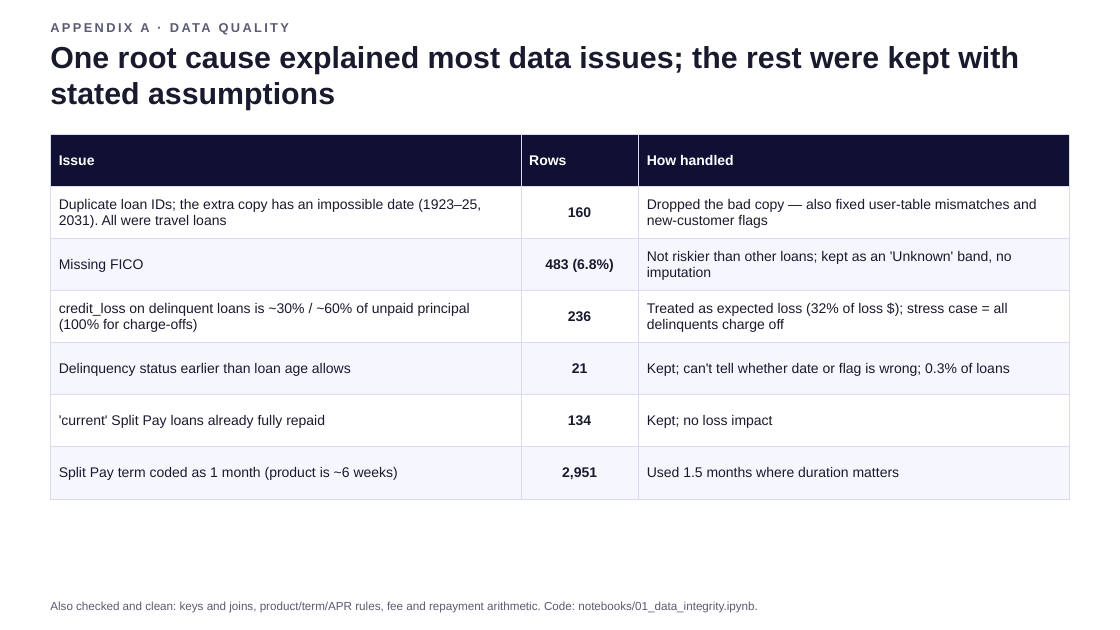
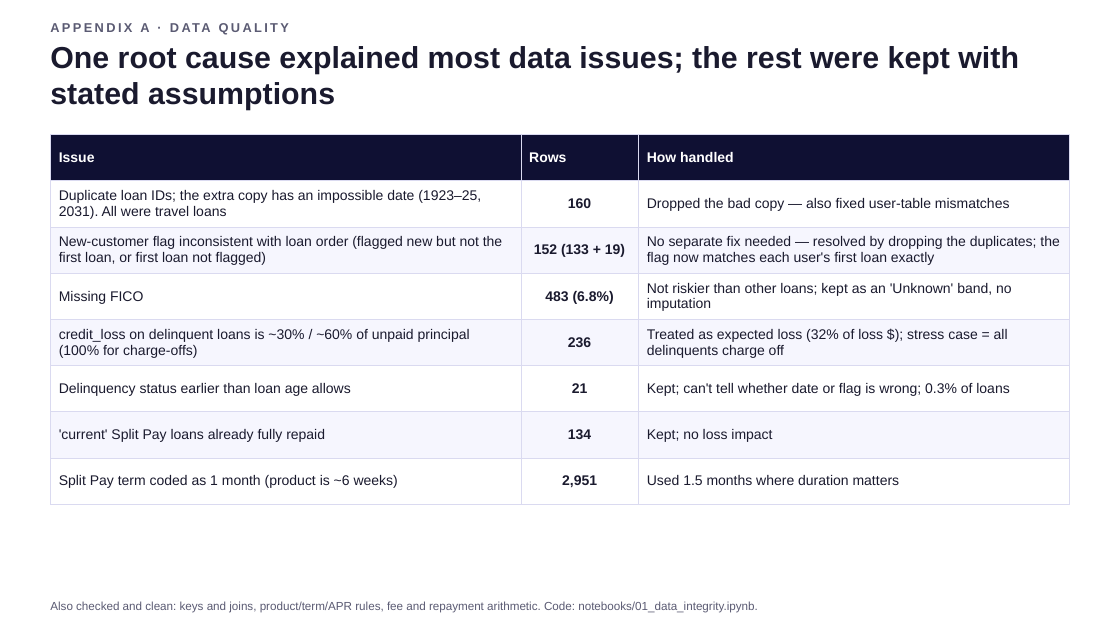
Before and after one commit to BrittanyZ919/Affirm-take-home-assignment, a slide deck: slide 8 of deck/portfolio_recommendation.pptx. Drawn at 1120x630 pixels with LibreOffice and Linux fonts; fonts in the diff are those of the drawing. Boxes give left, top, right and bottom in pixels: in the first picture for what was removed or moved away, otherwise in the second. Text is boxed around its words. In the diff, an @@ line names an element or a change of style, - is before the commit and + after.

```diff
--- a/deck/portfolio_recommendation.pptx
+++ b/deck/portfolio_recommendation.pptx
@@ table at (50, 134, 1070, 504) @@
-row 2: Duplicate loan IDs; the extra copy has an impossible date (1923–25, 2031). All were travel loans | 160 | Dropped the bad copy — also fixed user-table mismatches and new-customer flags
+row 2: Duplicate loan IDs; the extra copy has an impossible date (1923–25, 2031). All were travel loans | 160 | Dropped the bad copy — also fixed user-table mismatches
+row 3: New-customer flag inconsistent with loan order (flagged new but not the first loan, or first loan not flagged) | 152 (133 + 19) | No separate fix needed — resolved by dropping the duplicates; the flag now matches each user's first loan exactly
```
Also in this commit, not shown: 5 other slides changed.
